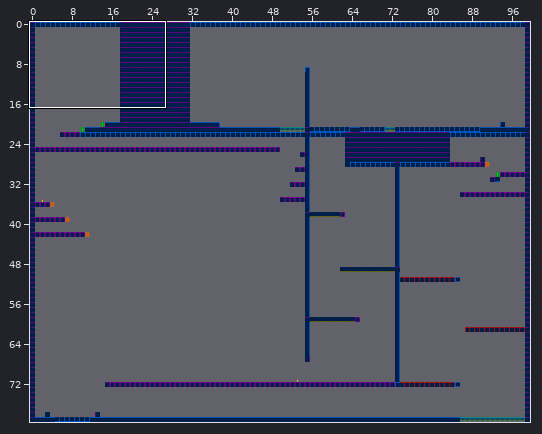
Two versions of a level (Tiled map, Game/data/maps/GlitchedFinal.tmx). The picture above shows the old version from afar; the outline marks the close-up.
Close-up. As it was:
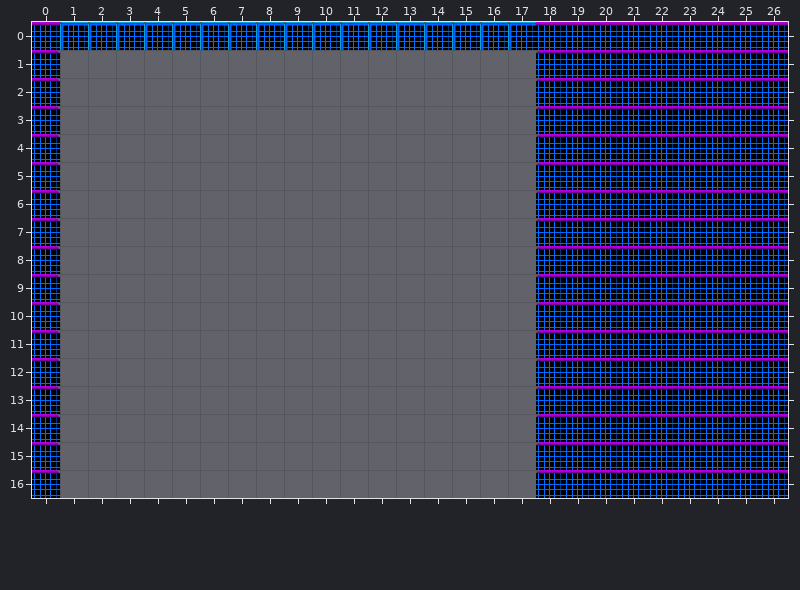
Cells are 32x32 px. Shown: x 0..26, y 0..16. The commit also changed other parts of the map, which this record leaves out.
Once edited:
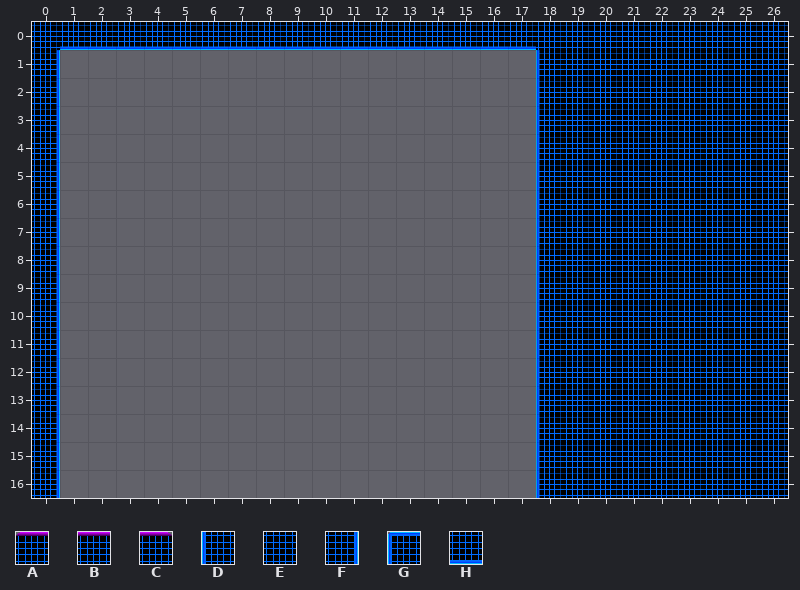
Key: from "TestTile": A 8, B 9, C 10, D 11, E 12, F 13, G 17, H 23.
_ is an empty cell.
Diff:
Layer "Tile Layer 1":
Tile A becomes tile D in rows 1 to 16 at x 18.
Tile B becomes tile E in row 0 at x 0 and 18 to 26; in rows 1 to 16 at x 19 to 26.
Tile C becomes tile F in rows 1 to 16 at x 0.
Tile G becomes tile H in row 0 at x 1 to 17.
Boxes around the changes in both close-ups, in picture pixels (x1, y1, x2, y2):
changed: (32, 22, 788, 498)
